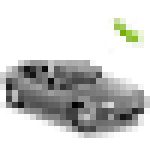
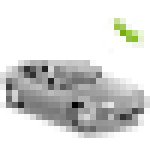
Two versions of the same layered image (150×150). Layer-by-layer changes:
painted on "Background" over (0, 60, 150, 138)
